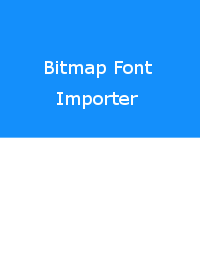
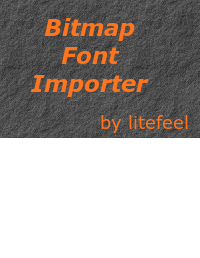
Comparing the layer stacks of the two (200, 258) images. Changes:
removed layer "Importer" over [57, 92, 138, 109]
added layer "by litefeel" above "Bitmap ..." over [101, 115, 188, 133]
renamed "Bitmap Font" to "Bitmap ...", painted on it over [30, 18, 152, 97]
painted on "Live area" over [0, 0, 200, 138]
